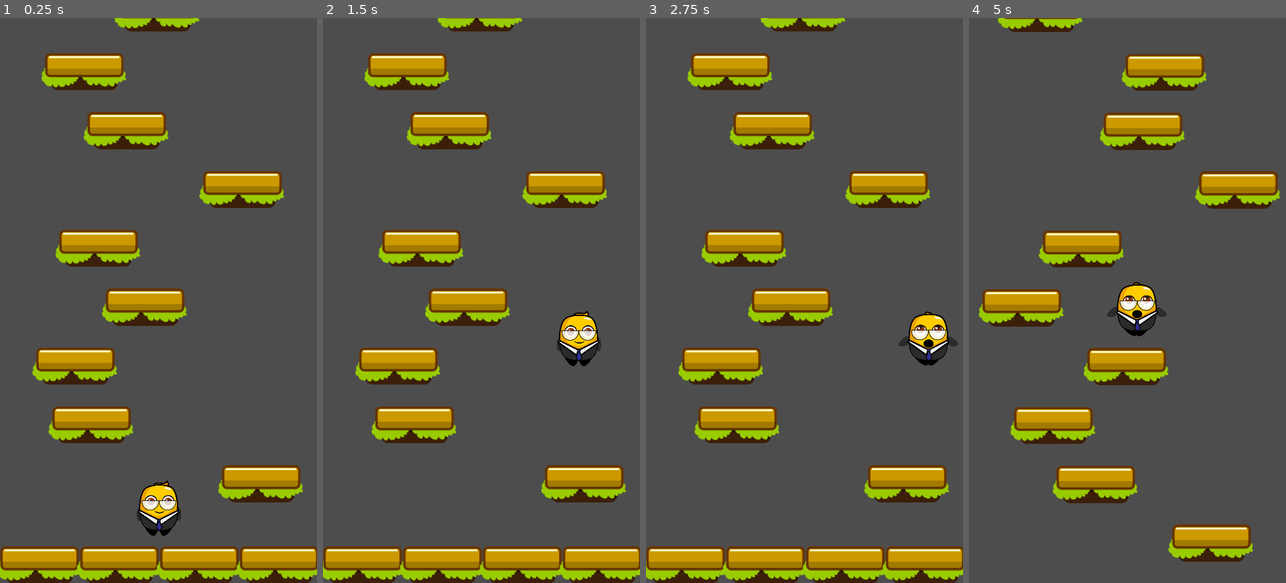
Above: before the commit, frames 1-4 (left to right).
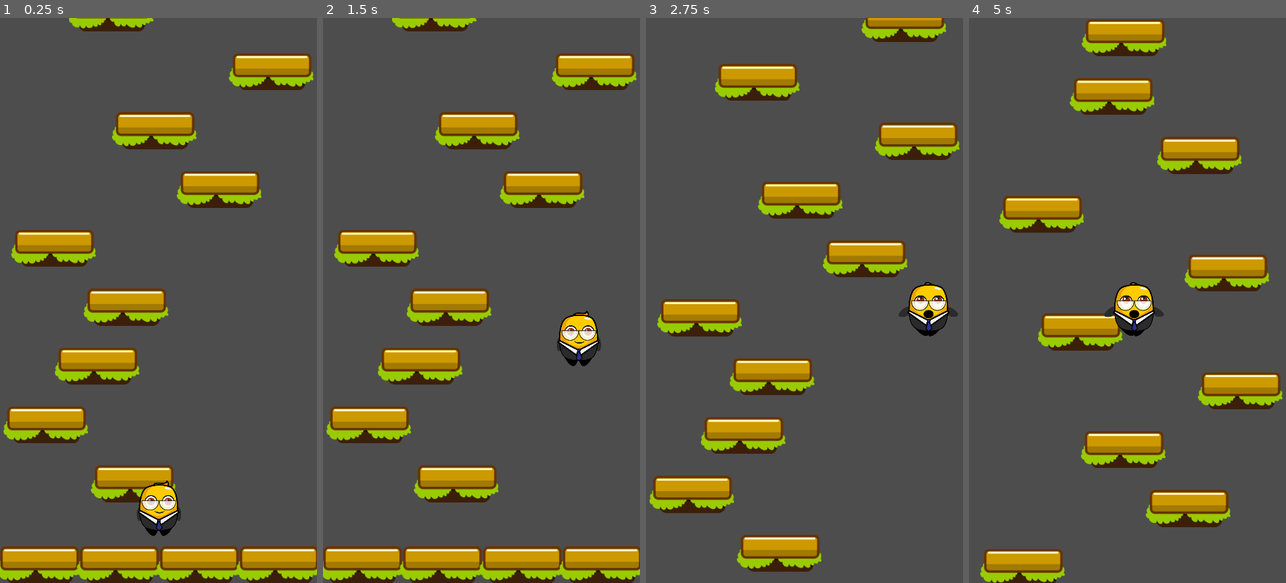
Above: after the commit, the same moments.

Repository: jrenato/jump_jam
Game: Godot game, scene res://Scenes/game.tscn
Two runs of this game, one before a commit and one after it. Both use one fixed random seed, a clock stepped at 60 frames per second and the inputs below.
Inputs:
- Up to frame 1 (0.25 s): no input
- Up to frame 2 (1.5 s): hold D (move_right) 0.53-1.28 s; hold A (move_left) from 1.28 s (still down)
- Up to frame 3 (2.75 s): release A (move_left) at 2.03 s; hold D (move_right) from 2.03 s (still down)
- Up to frame 4 (5 s): release D (move_right) at 3.53 s; hold A (move_left) from 3.53 s (still down)

The runs differ from the first frame. In frame 1, 16% of the frame differs, in the area x 1-99%, y 0-86%; in frame 2, 16%; in frame 3, 33%, in the area x 0-100%, y 0-100%; in frame 4, 31%.

Commit message:
Small tweaks to level generation

Diff:
--- a/Scripts/game.gd
+++ b/Scripts/game.gd
@@ -4,7 +4,7 @@
 @export var platform_width: int = 136
 @export var ground_y_offset: int = 62
 @export var y_distance_between_platforms: int = 100
-@export var level_size: int = 50
+@export var start_level_size: int = 50
 
 @export_group("External Scenes")
 @export var camera_scene: PackedScene
@@ -14,6 +14,7 @@
 var viewport_size: Vector2
 var start_platform_y: int
 var max_x_position: int
+var generated_platform_count: int = 0
 
 @onready var player: Player = %Player
 @onready var platforms_parent: Node2D = %PlatformsParent
@@ -22,10 +23,10 @@
 func _ready() -> void:
 	viewport_size = get_viewport_rect().size
 	max_x_position = floor(viewport_size.x - platform_width)
+	start_platform_y = viewport_size.y - floor(y_distance_between_platforms * 2)
 
 	create_camera()
-	create_ground_platforms()
-	create_level_platforms()
+	generate_level(start_platform_y, true, start_level_size)
 
 
 func create_camera() -> void:
@@ -61,10 +62,13 @@
 		create_platform(ground_location)
 
 
-func create_level_platforms() -> void:
-	start_platform_y = viewport_size.y - floor(y_distance_between_platforms * 2)
+func generate_level(start_y: float, generate_ground: bool, level_size: int) -> void:
+	if generate_ground:
+		create_ground_platforms()
+
 	for i in level_size:
 		var location: Vector2 = Vector2.ZERO
 		location.x = randf_range(0, max_x_position)
-		location.y = start_platform_y - (y_distance_between_platforms * i)
+		location.y = start_y - (y_distance_between_platforms * i)
 		create_platform(location)
+		generated_platform_count += 1
